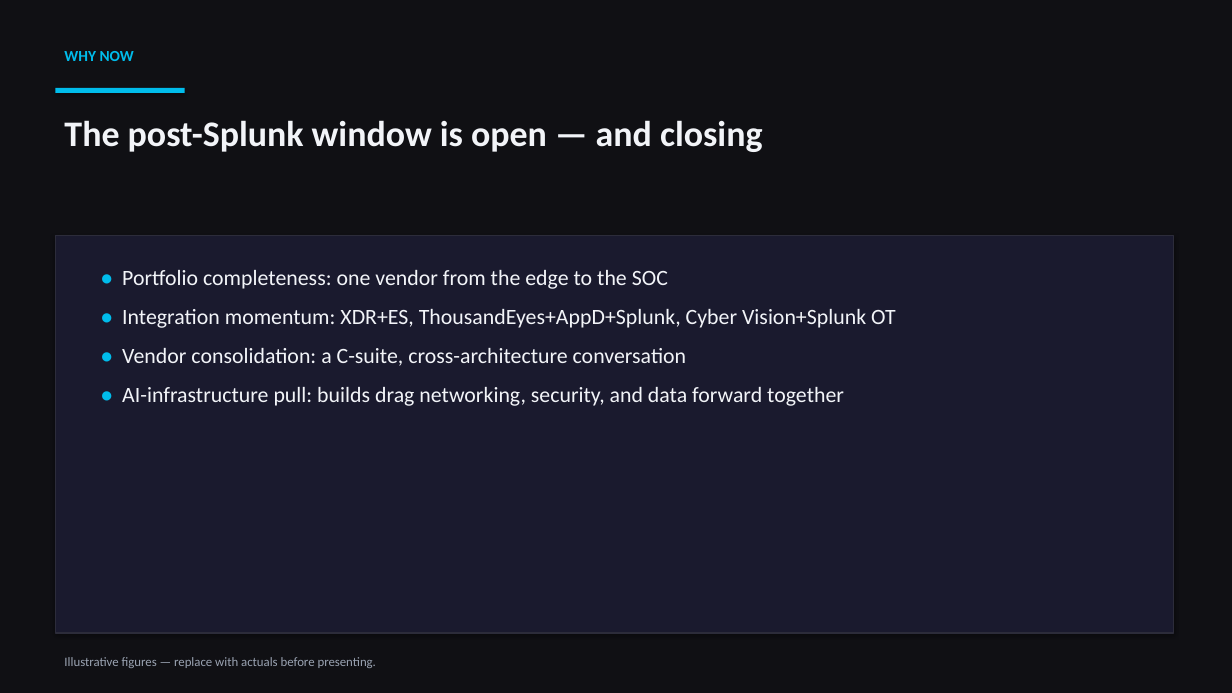
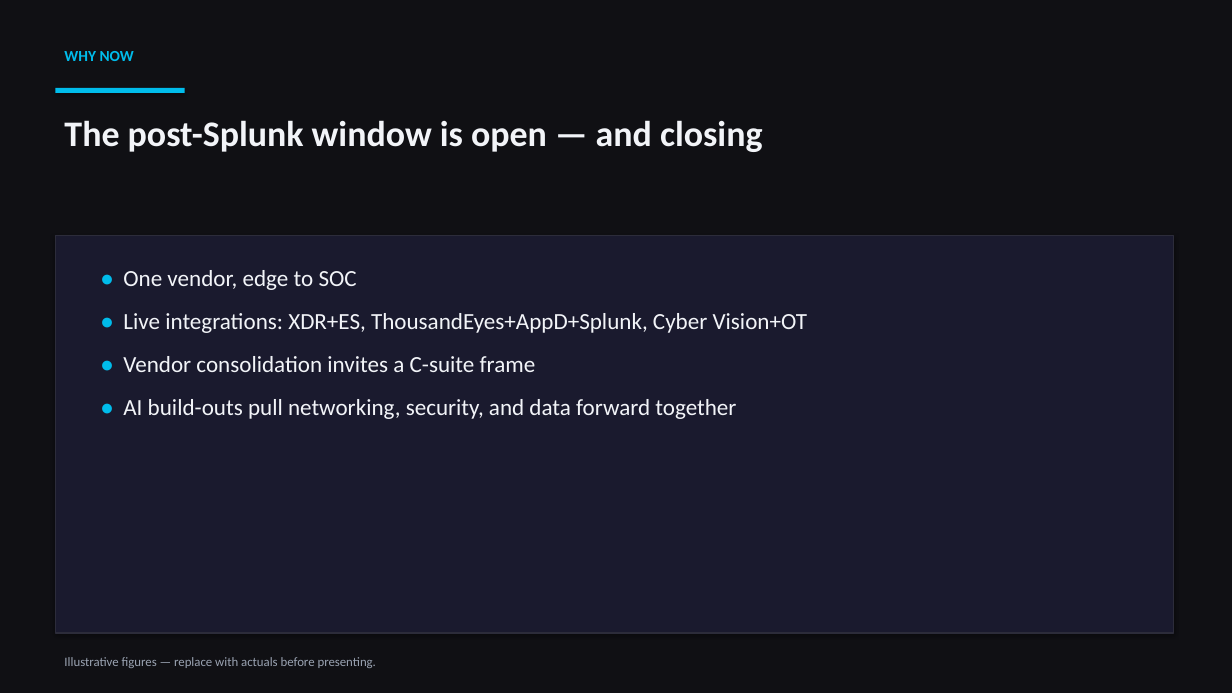
Before and after one commit to rcasey1978/FieldCTO_TacticalSelling, a slide deck: slide 3 of Field-CTO-XArch-Business-Case.pptx (slide 4 before the commit). Drawn at 1232x693 pixels with LibreOffice and Linux fonts; fonts in the diff are those of the drawing. Boxes give left, top, right and bottom in pixels: in the first picture for what was removed or moved away, otherwise in the second. Text is boxed around its words. In the diff, an @@ line names an element or a change of style, - is before the commit and + after.

```diff
--- a/Field-CTO-XArch-Business-Case.pptx
+++ b/Field-CTO-XArch-Business-Case.pptx
@@ text at (x1=123, y1=270, x2=807, y2=419): text changed; size 17 to 18 pt @@
-• Portfolio completeness: one vendor from the edge to the SOC
-• Integration momentum: XDR+ES, ThousandEyes+AppD+Splunk, Cyber Vision+Splunk OT
-• Vendor consolidation: a C-suite, cross-architecture conversation
-• AI-infrastructure pull: builds drag networking, security, and data forward together
+• One vendor, edge to SOC
+• Live integrations: XDR+ES, ThousandEyes+AppD+Splunk, Cyber Vision+OT
+• Vendor consolidation invites a C-suite frame
+• AI build-outs pull networking, security, and data forward together
```
Also in this commit, not shown: 19 other slides changed, 4 slides removed, 2 other files.
